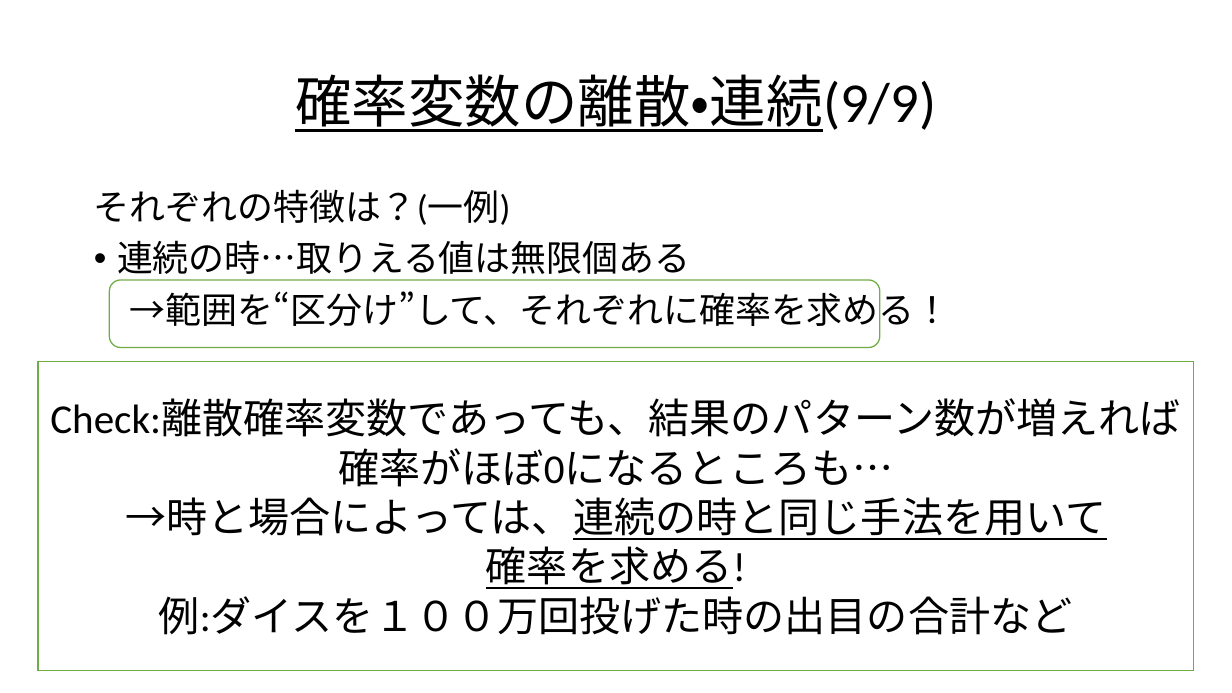
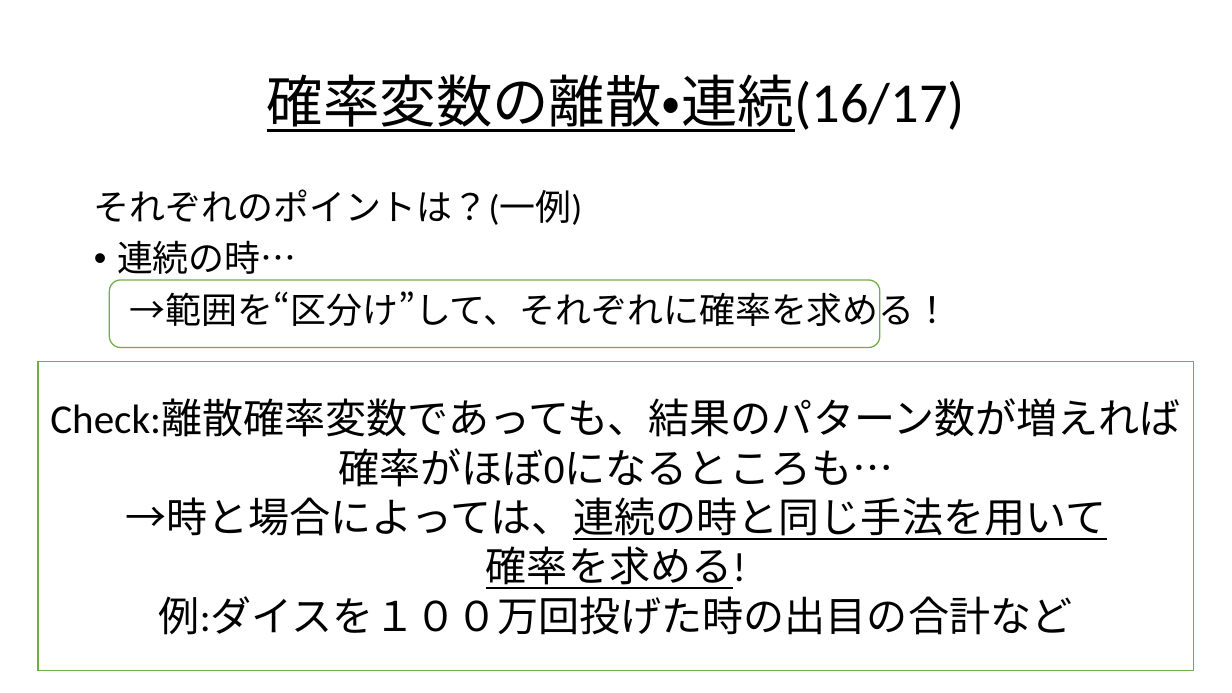
Before and after one commit to Ryo-KATAYAMA/Senior_Project, a slide deck: slide 62 of Chapter4_1.pptx (slide 37 before the commit). Drawn at 1232x693 pixels with LibreOffice and Linux fonts; fonts in the diff are those of the drawing. Boxes give left, top, right and bottom in pixels: in the first picture for what was removed or moved away, otherwise in the second. Text is boxed around its words. In the diff, an @@ line names an element or a change of style, - is before the commit and + after.

```diff
--- a/Chapter4_1.pptx
+++ b/Chapter4_1.pptx
@@ title at bbox=[267, 74, 965, 132]: text changed @@
-確率変数の離散・連続(9/9)
+確率変数の離散・連続(16/17)
@@ text at bbox=[94, 189, 582, 281]: text changed @@
-それぞれの特徴は？(一例)
-• 連続の時…取りえる値は無限個ある
+それぞれのポイントは？(一例)
+• 連続の時…
```
Also in this commit, not shown: 32 other slides changed, 30 slides added, 4 slides removed.
